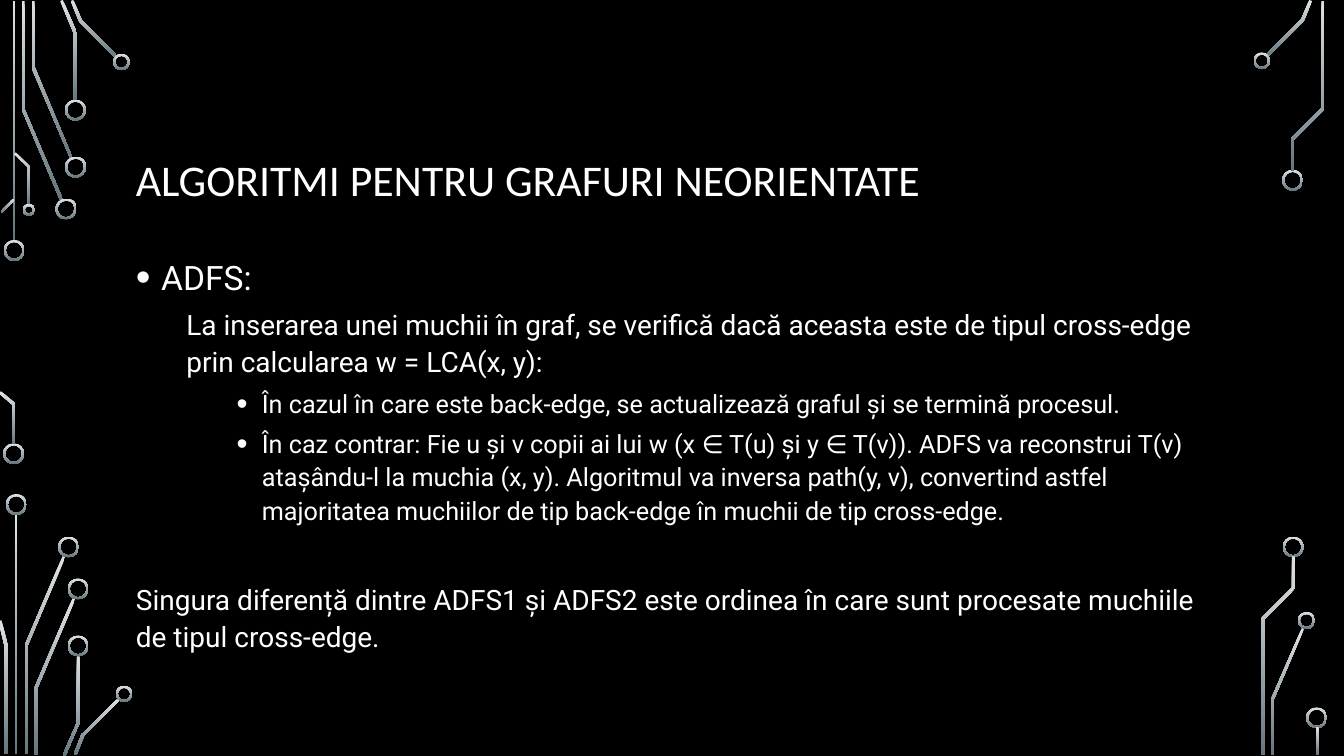
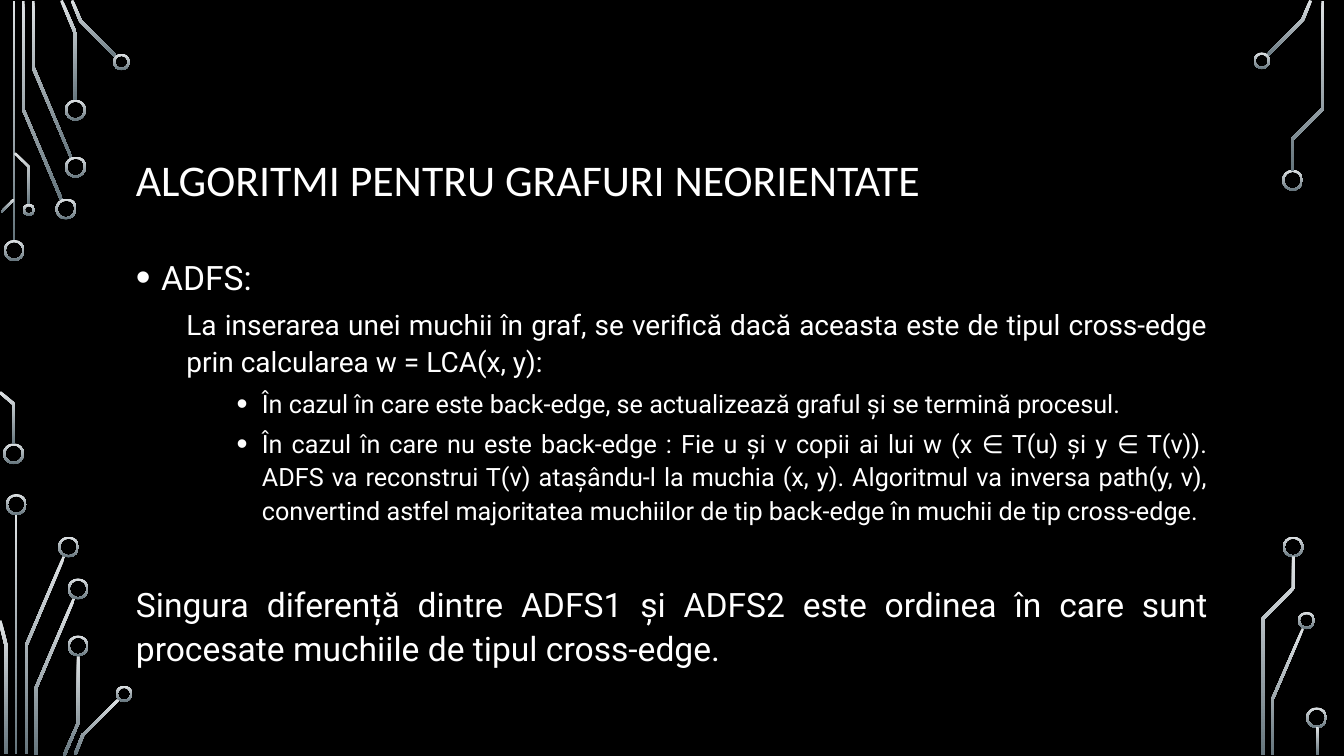
Before and after one commit to MattiaIojica/Incremental-DFS-Algorithms, a slide deck: slide 8 of Prezentare Incremental DFS algorithms.pptx. Drawn at 1344x756 pixels with LibreOffice and Linux fonts; fonts in the diff are those of the drawing; background and template pictures are left out. Boxes give left, top, right and bottom in pixels: in the first picture for what was removed or moved away, otherwise in the second. Text is boxed around its words. In the diff, an @@ line names an element or a change of style, - is before the commit and + after.

Commit message:
up

```diff
--- a/Prezentare Incremental DFS algorithms.pptx
+++ b/Prezentare Incremental DFS algorithms.pptx
@@ text at (x1=136, y1=265, x2=1207, y2=668): size 20 to 24 pt in "Singura diferență dintre ADFS1 și ADFS2 este ..."; alignment left to justified @@
@@ text at (x1=262, y1=430, x2=1207, y2=526): text changed @@
-    • În caz contrar: Fie u și v copii ai lui w (x ∈ T(u) și y ∈ T(v)). ADFS va reconstrui T(v) atașându-l la muchia (x, y). Algoritmul va inversa path(y, v), convertind astfel majoritatea muchiilor de tip back-edge în muchii de tip cross-edge.
+    • În cazul în care nu este back-edge : Fie u și v copii ai lui w (x ∈ T(u) și y ∈ T(v)). ADFS va reconstrui T(v) atașându-l la muchia (x, y). Algoritmul va inversa path(y, v), convertind astfel majoritatea muchiilor de tip back-edge în muchii de tip cross-edge.
```
Also in this commit, not shown: 9 other slides changed.
